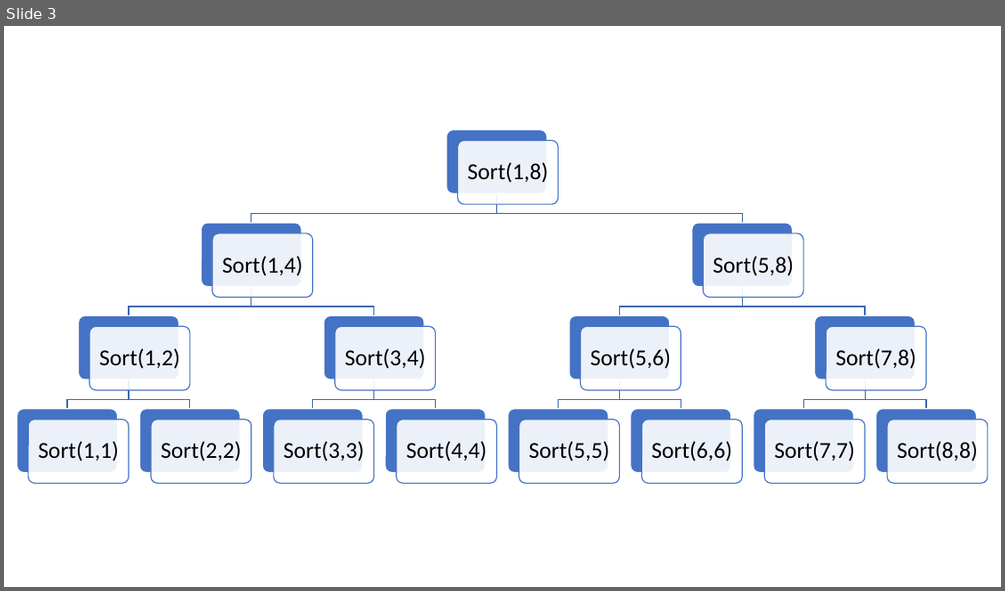
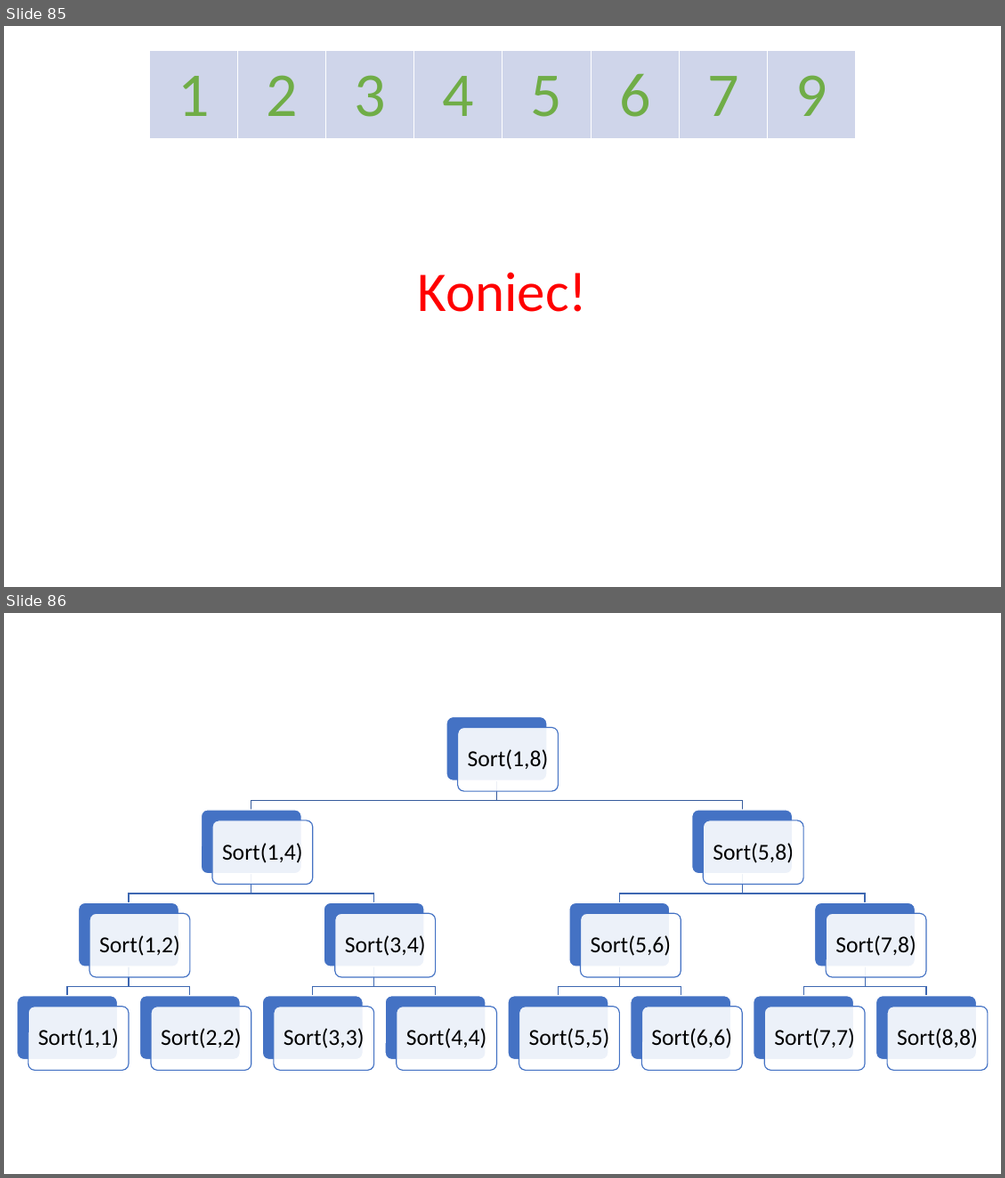
Before and after one commit to blackbat13/CS-HTiEW, a slide deck: Wprowadzenie do rekurencji 2/I. Wprowadzenie do rekurencji 2/Sortowanie przez scalanie.pptx. Shown one above the other, each under a label of ours: slide 3 before the commit, slides 85 and 86 after it. The pictures are 1005x591 and 1005x1178 pixels, drawn with LibreOffice and Linux fonts; fonts in the diff are those of the drawing. Boxes give left, top, right and bottom in pixels: in the first picture for what was removed or moved away, otherwise in the second. Text is boxed around its words. In the diff, an @@ line names an element or a change of style, - is before the commit and + after.

```diff
--- a/Wprowadzenie do rekurencji 2/I. Wprowadzenie do rekurencji 2/Sortowanie przez scalanie.pptx
+++ b/Wprowadzenie do rekurencji 2/I. Wprowadzenie do rekurencji 2/Sortowanie przez scalanie.pptx
@@ slide 85 added at (4, 26, 1001, 587), background #FFFFFF @@
@@ table added at (149, 51, 855, 139), 1 rows, 8 columns @@
+1 | 2 | 3 | 4 | 5 | 6 | 7 | 9
@@ text added at (418, 272, 588, 312), 54 pt, text #FF0000 @@
+Koniec!
@@ what was slide 3 is now slide 86 @@
```
Also in this commit, not shown: 3 slides changed, 84 other slides added.
